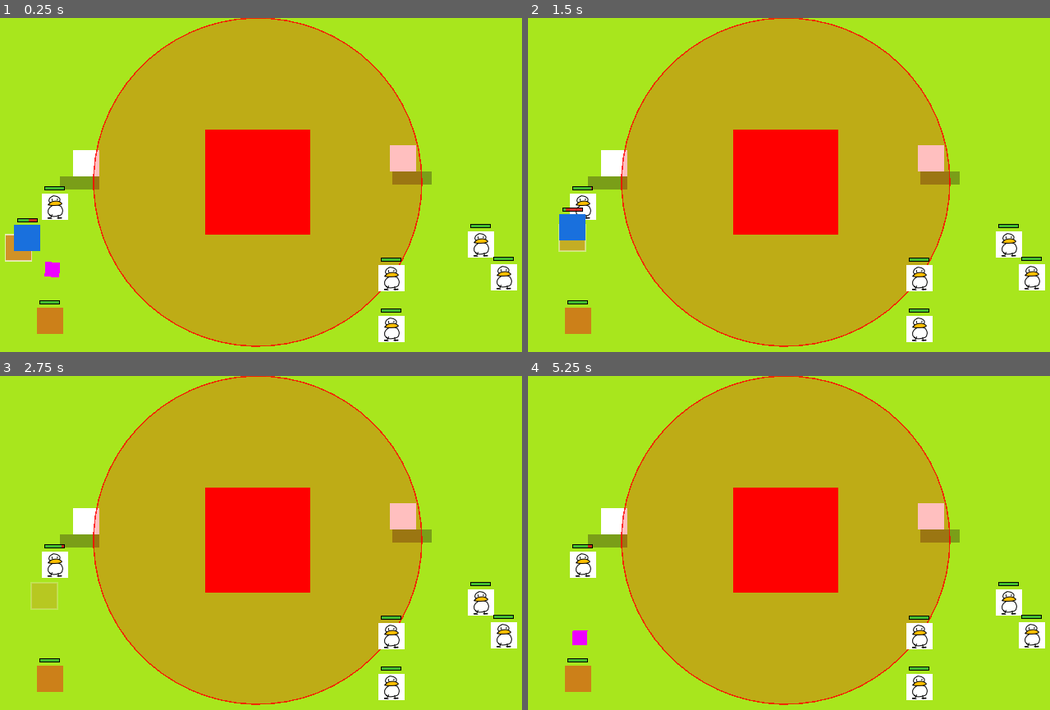
Above: before the commit, frames 1-4 (two rows, left to right).
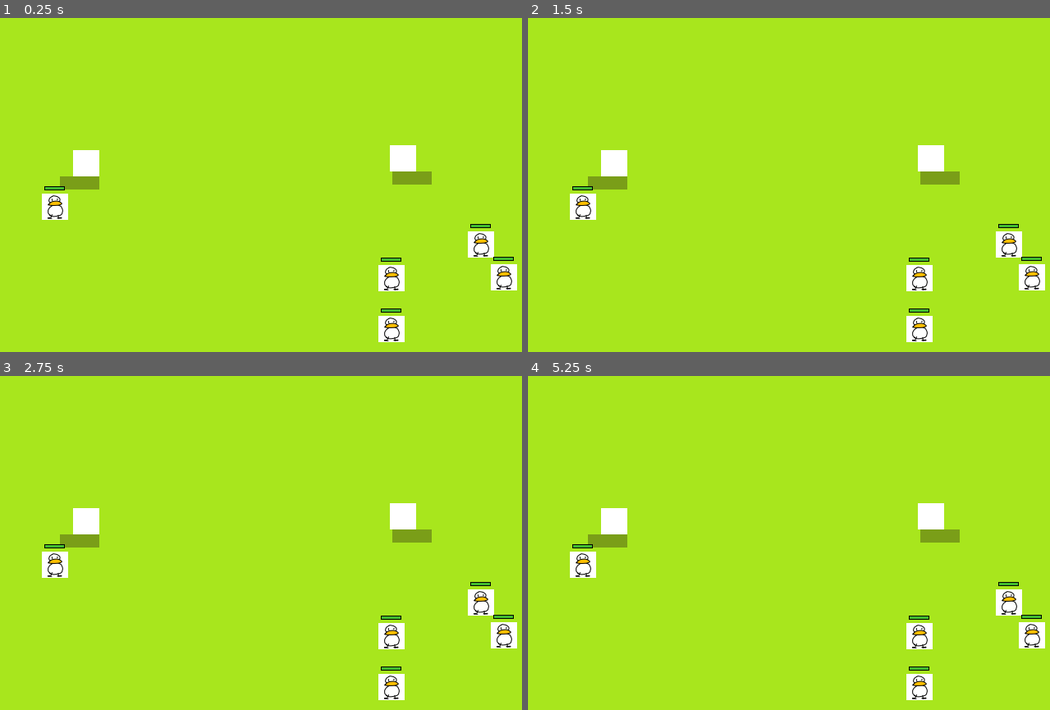
Above: after the commit, the same moments.

Repository: Sukimo/Duck_Tactics
Game: Godot game, scene res://Scene/arena_2d.tscn
Same seed, same stepped clock (60 frames per second), same inputs: the game is played once before the commit and once after it.
Inputs (mouse positions are in pixels of both pictures, inside the frame that each line leads up to):
- Up to frame 1 (0.25 s): no input
- Up to frame 2 (1.5 s): move the mouse to (929, 185) at 0.52 s; click (929, 185) at 0.67 s; drag from (653, 221) to (752, 275) at 1.27 s
- Up to frame 3 (2.75 s): move the mouse to (323, 479) at 2.02 s; click (323, 479) at 2.17 s
- Up to frame 4 (5.25 s): drag from (752, 633) to (590, 506) at 2.77 s; move the mouse to (982, 616) at 3.52 s; click (982, 616) at 3.67 s; tap Enter at 4.25 s; drag from (590, 506) to (689, 469) at 4.27 s; tap Space at 5 s; move the mouse to (820, 559) at 5.02 s; click (820, 559) at 5.17 s

The runs differ from the first frame. In frame 1, 50% of the frame differs, in the area x 0-81%, y 0-99%; in frame 2, 50%; in frame 3, 49%; in frame 4, 49%.

Commit message:
[Add]wave system , structure_config
configure enemy condition check

Diff:
--- a/Scene/arena_2d.tscn
+++ b/Scene/arena_2d.tscn
@@ -1,11 +1,8 @@
 [gd_scene format=3 uid="uid://4y65ctapxa7c"]
 
 [ext_resource type="Texture2D" uid="uid://ce6o71538cywk" path="res://cube32.png" id="1_4ecip"]
-[ext_resource type="PackedScene" uid="uid://r0wmacbh07on" path="res://enemies/StructureEnemy .tscn" id="3_bj6xp"]
 [ext_resource type="PackedScene" uid="uid://cyntornrl8nbf" path="res://units/ducks/melee_duck.tscn" id="4_xajys"]
 [ext_resource type="PackedScene" uid="uid://dg6buts2tf6ws" path="res://units/ducks/range_duck.tscn" id="5_7e173"]
-[ext_resource type="PackedScene" uid="uid://dvgbw0s1xoi4i" path="res://enemies/mob/melee_mob.tscn" id="5_8h8df"]
-[ext_resource type="PackedScene" uid="uid://b8nr1vd4mv203" path="res://enemies/mob/range_mob.tscn" id="6_llpfn"]
 
 [sub_resource type="NavigationPolygon" id="NavigationPolygon_4ecip"]
 vertices = PackedVector2Array(778.9531, 17.929688, 777.0469, 426, 20.84375, 426, 14.15625, 13.0625)
@@ -58,10 +55,6 @@
 grow_vertical = 0
 color = Color(0.3529412, 0.41960785, 0.078431375, 0.5882353)
 
-[node name="StaticBody2D" parent="." unique_id=1750735628 instance=ExtResource("3_bj6xp")]
-position = Vector2(400, 200)
-debug_range_visible = true
-
 [node name="MeleeDuck" parent="." unique_id=1533052234 instance=ExtResource("4_xajys")]
 position = Vector2(672, 276)
 
@@ -76,9 +69,3 @@
 
 [node name="RangeDuck2" parent="." unique_id=572959942 instance=ExtResource("5_7e173")]
 position = Vector2(563, 379)
-
-[node name="MeleeMob" parent="." unique_id=100000001 instance=ExtResource("5_8h8df")]
-position = Vector2(106, 283)
-
-[node name="RangeMob" parent="." unique_id=200000001 instance=ExtResource("6_llpfn")]
-position = Vector2(147, 369)
--- /dev/null
+++ b/autoload/signal_bus.gd
@@ -0,0 +1,5 @@
+extends Node
+# Autoload as "SignalBus"
+# Add global signals here as needed
+signal duck_merged(duck)
+signal boss_dead
--- /dev/null
+++ b/autoload/wave_manager.gd
@@ -0,0 +1,175 @@
+extends Node
+# Autoload as "WaveManager"
+
+signal wave_started(wave_number: int)
+signal wave_cleared
+signal all_waves_cleared
+
+# ── Tunables ──────────────────────────────────────────────────────────────
+const PREP_TIME   : float = 5.0   # seconds before battle starts
+const REWARD_TIME : float = 4.0   # seconds between waves
+
+# Each entry = one wave. Add/edit freely.
+# { enemies: [ {scene, count, interval} ] }
+const WAVE_DATA : Array = [
+	# Wave 1 — just melee mobs
+	{ "enemies": [
+		{ "scene": "res://enemies/mob/melee_mob.tscn", "count": 3, "interval": 1.2 }
+	]},
+	# Wave 2 — melee + 1 range
+	{ "enemies": [
+		{ "scene": "res://enemies/mob/melee_mob.tscn", "count": 3, "interval": 1.0 },
+		{ "scene": "res://enemies/mob/range_mob.tscn",  "count": 2, "interval": 1.5 }
+	]},
+	# Wave 3 — more pressure
+	{ "enemies": [
+		{ "scene": "res://enemies/mob/melee_mob.tscn", "count": 5, "interval": 0.8 },
+		{ "scene": "res://enemies/mob/range_mob.tscn",  "count": 3, "interval": 1.2 }
+	]},
+]
+
+# ── State ─────────────────────────────────────────────────────────────────
+enum Phase { PREP, BATTLE, REWARD }
+var phase        : Phase = Phase.PREP
+var wave_index   : int   = 0          # 0-based
+var _timer       : Timer
+var _spawn_queue : Array = []          # remaining spawns this wave
+var _spawn_timer : Timer
+
+# called by Main.tscn after scene is ready
+func start_game() -> void:
+	wave_index = 0
+	_begin_prep()
+
+# ── Phases ────────────────────────────────────────────────────────────────
+func _begin_prep() -> void:
+	phase = Phase.PREP
+	print("[Wave] PREP — wave %d in %.0fs" % [wave_index + 1, PREP_TIME])
+	_timer.wait_time = PREP_TIME
+	_timer.one_shot  = true
+	_timer.start()
+
+func _begin_battle() -> void:
+	phase = Phase.BATTLE
+	emit_signal("wave_started", wave_index + 1)
+	print("[Wave] BATTLE — wave %d" % (wave_index + 1))
+	_build_spawn_queue()
+	_kick_spawn_timer()
+
+func _begin_reward() -> void:
+	phase = Phase.REWARD
+	emit_signal("wave_cleared")
+	print("[Wave] REWARD — next wave in %.0fs" % REWARD_TIME)
+	_give_reward()
+	_timer.wait_time = REWARD_TIME
+	_timer.one_shot  = true
+	_timer.start()
+
+# ── Spawning ──────────────────────────────────────────────────────────────
+func _build_spawn_queue() -> void:
+	_spawn_queue.clear()
+	var data : Dictionary = WAVE_DATA[wave_index]
+	for entry in data["enemies"]:
+		var scene_path : String  = entry["scene"]
+		var count      : int     = entry["count"]
+		var interval   : float   = entry["interval"]
+		for i in count:
+			_spawn_queue.append({ "scene": scene_path, "delay": interval })
+
+func _kick_spawn_timer() -> void:
+	if _spawn_queue.is_empty():
+		return
+	var next = _spawn_queue[0]
+	_spawn_timer.wait_time = next["delay"]
+	_spawn_timer.one_shot  = true
+	_spawn_timer.start()
+
+func _on_spawn_tick() -> void:
+	if _spawn_queue.is_empty():
+		return
+	var entry = _spawn_queue.pop_front()
+	_do_spawn(entry["scene"])
+	if not _spawn_queue.is_empty():
+		_kick_spawn_timer()
+
+func _do_spawn(scene_path: String) -> void:
+	if not ResourceLoader.exists(scene_path):
+		push_warning("[Wave] scene not found: " + scene_path)
+		return
+	var scene  : PackedScene = load(scene_path)
+	var mob    : Node        = scene.instantiate()
+	var parent : Node        = get_tree().current_scene
+	parent.add_child(mob)
+	# Spawn along left edge at random Y — adjust to your arena size
+	if mob is Node2D:
+		(mob as Node2D).global_position = Vector2(
+			randf_range(50, 150),
+			randf_range(80, 370)
+		)
+
+# ── Enemy count check ─────────────────────────────────────────────────────
+# Called every second by a poll timer; no custom signal needed.
+func _check_enemies_dead() -> void:
+	if phase != Phase.BATTLE:
+		return
+	# Still spawning? not clear yet.
+	if not _spawn_queue.is_empty():
+		return
+	var alive : int = get_tree().get_nodes_in_group("enemies").size()
+	if alive == 0:
+		_on_wave_cleared()
+
+func _on_wave_cleared() -> void:
+	if phase != Phase.BATTLE:   # guard double-fire
+		return
+	wave_index += 1
+	if wave_index >= WAVE_DATA.size():
+		emit_signal("all_waves_cleared")
+		print("[Wave] ALL WAVES DONE — you win!")
+		return
+	_begin_reward()
+
+# ── Timer callbacks ───────────────────────────────────────────────────────
+func _on_phase_timer_timeout() -> void:
+	match phase:
+		Phase.PREP:   _begin_battle()
+		Phase.REWARD: _begin_prep()
+
+# ── Ready ─────────────────────────────────────────────────────────────────
+func _ready() -> void:
+	# Phase timer
+	_timer = Timer.new()
+	_timer.timeout.connect(_on_phase_timer_timeout)
+	add_child(_timer)
+
+	# Spawn timer
+	_spawn_timer = Timer.new()
+	_spawn_timer.timeout.connect(_on_spawn_tick)
+	add_child(_spawn_timer)
+
+	# Poll timer — checks if all enemies dead every 0.5s
+	var poll := Timer.new()
+	poll.wait_time  = 0.5
+	poll.one_shot   = false
+	poll.timeout.connect(_check_enemies_dead)
+	add_child(poll)
+	poll.start()
+
+# reward
+func _give_reward() -> void:
+	# Spawn 2 random ducks near the left edge (player's side)
+	var duck_pool : Array = [
+		"res://units/ducks/melee_duck.tscn",
+		"res://units/ducks/range_duck.tscn",
+	]
+	for i in 2:
+		var path : String = duck_pool[randi() % duck_pool.size()]
+		var scene : PackedScene = load(path)
+		var duck : Node = scene.instantiate()
+		get_tree().current_scene.add_child(duck)
+		if duck is Node2D:
+			(duck as Node2D).global_position = Vector2(
+				randf_range(550, 700),  # right side — player zone
+				randf_range(80, 370)
+			)
+	print("[Wave] Reward: 2 ducks spawned")
--- a/components/melee_attack.gd
+++ b/components/melee_attack.gd
@@ -69,7 +69,7 @@
 		_flash_pos = _pending_target.global_position
 		_flash_active = true
 		_flash_timer = flash_duration
-		print("[Melee] bump hit %s for %d" % [_pending_target.name, attack_damage])
+		#print("[Melee] bump hit %s for %d" % [_pending_target.name, attack_damage])
 	_pending_target = null
 
 func draw_debug(canvas: Node2D) -> void:
--- a/enemies/StructureEnemy .tscn
+++ b/enemies/StructureEnemy .tscn
@@ -6,7 +6,7 @@
 [sub_resource type="RectangleShape2D" id="RectangleShape2D_twuth"]
 size = Vector2(128, 128)
 
-[node name="StaticBody2D" type="StaticBody2D" unique_id=1750735628 groups=["enemies"]]
+[node name="StaticBody2D" type="StaticBody2D" unique_id=1750735628 groups=["structures"]]
 script = ExtResource("1_5rrbb")
 debug_range_visible = false
 
--- a/project.godot
+++ b/project.godot
@@ -18,6 +18,8 @@
 [autoload]
 
 MergeManager="*uid://c3h0ttb4su54s"
+SignalBus="*uid://2xoctt7gd0af"
+WaveManager="*uid://si0jjtwg7hgo"
 
 [display]
 
--- /dev/null
+++ b/scene/main.gd
@@ -0,0 +1,19 @@
+# Scene/main.gd
+extends Node2D
+
+@onready var hud_label : Label = $CanvasLayer/HUD/Label
+
+func _ready() -> void:
+	WaveManager.wave_started.connect(_on_wave_started)
+	WaveManager.wave_cleared.connect(_on_wave_cleared)
+	WaveManager.all_waves_cleared.connect(_on_all_cleared)
+	WaveManager.start_game()
+
+func _on_wave_started(n: int) -> void:
+	hud_label.text = "Wave %d" % n
+
+func _on_wave_cleared() -> void:
+	hud_label.text = "Wave cleared! Next wave soon..."
+
+func _on_all_cleared() -> void:
+	hud_label.text = "YOU WIN — all waves cleared!"
--- /dev/null
+++ b/scene/main.tscn
@@ -0,0 +1,23 @@
+[gd_scene format=3 uid="uid://doxjk6s3xb2my"]
+
+[ext_resource type="Script" uid="uid://6d18xl3y0q8j" path="res://scene/main.gd" id="1_itxqv"]
+[ext_resource type="PackedScene" uid="uid://4y65ctapxa7c" path="res://scene/arena_2d.tscn" id="2_v0l8b"]
+
+[node name="Node2D" type="Node2D" unique_id=286947507]
+script = ExtResource("1_itxqv")
+
+[node name="Arena2D" parent="." unique_id=1399404612 instance=ExtResource("2_v0l8b")]
+
+[node name="CanvasLayer" type="CanvasLayer" parent="." unique_id=1420622116]
+
+[node name="HUD" type="Control" parent="CanvasLayer" unique_id=1529774423]
+layout_mode = 3
+anchors_preset = 0
+offset_right = 40.0
+offset_bottom = 40.0
+
+[node name="Label" type="Label" parent="CanvasLayer/HUD" unique_id=93715231]
+layout_mode = 0
+offset_right = 40.0
+offset_bottom = 23.0
+text = "How is working..."
